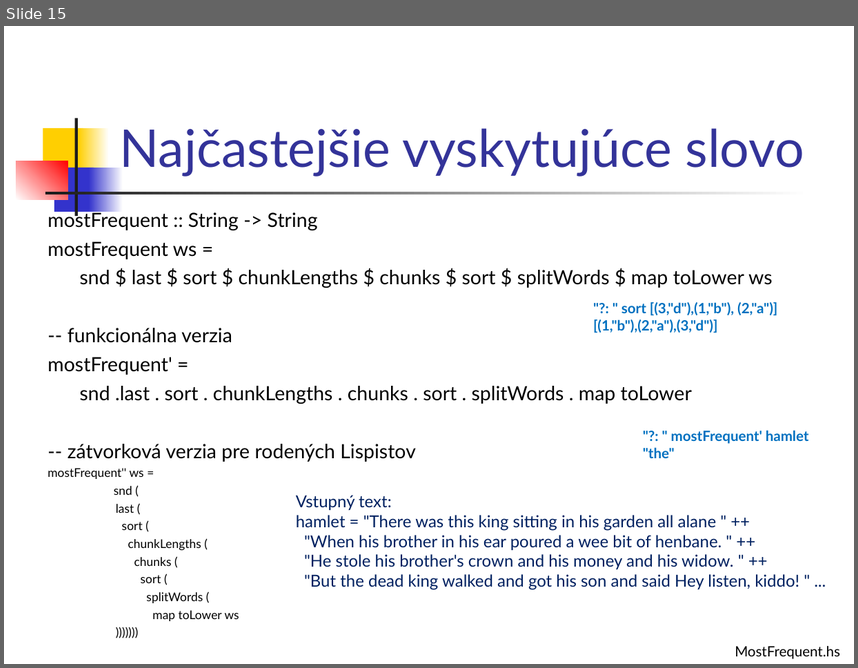
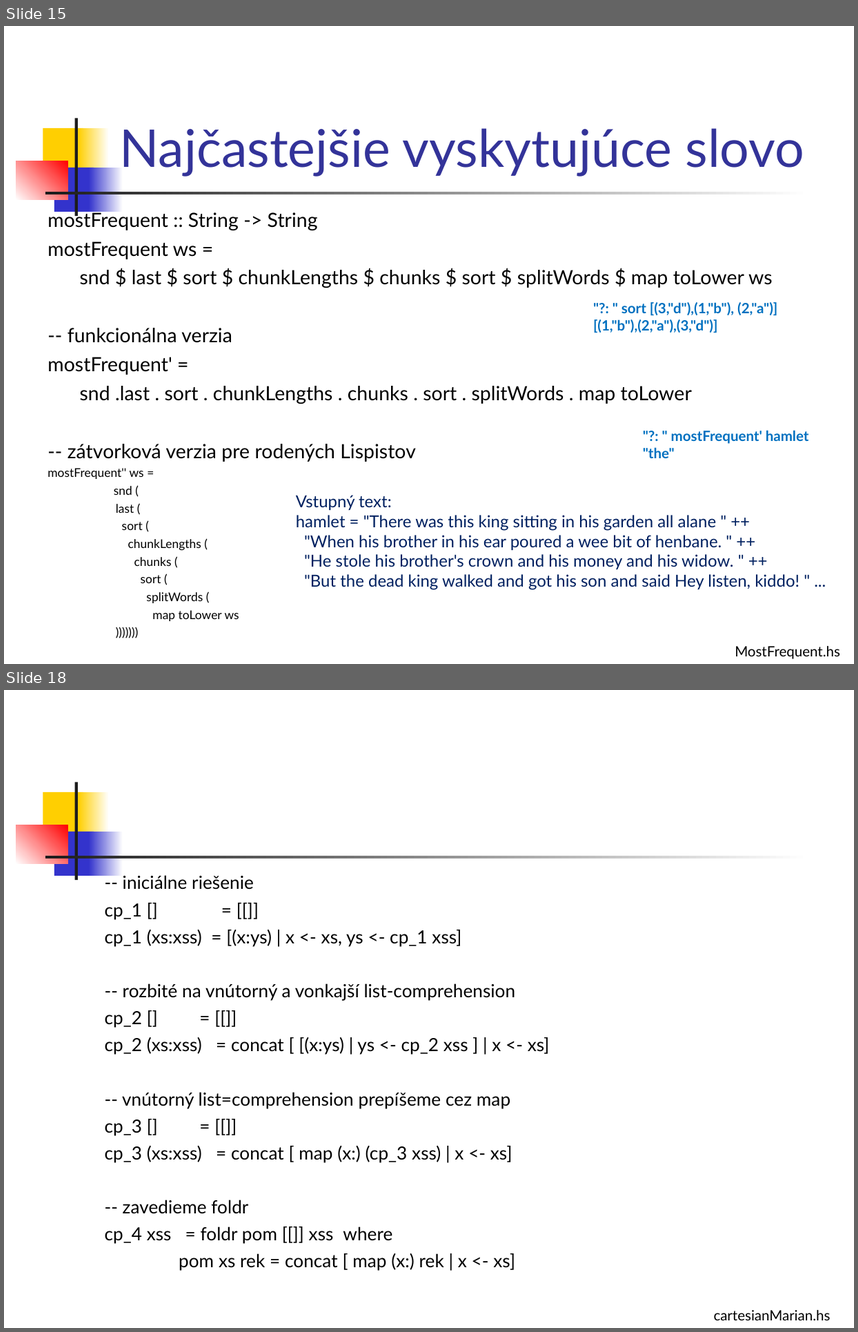
Before and after one commit to Funkcionalne/Prednasky, a slide deck: 03/03_fpro.ppt. Shown one above the other, each under a label of ours: slide 15 before the commit, slides 15 and 18 after it; the slides between them are not shown. The pictures are 858x668 and 858x1332 pixels, drawn with LibreOffice and Linux fonts; fonts in the diff are those of the drawing. Boxes give left, top, right and bottom in pixels: in the first picture for what was removed or moved away, otherwise in the second. Text is boxed around its words. In the diff, an @@ line names an element or a change of style, - is before the commit and + after.

```diff
--- a/03/03_fpro.ppt
+++ b/03/03_fpro.ppt
@@ slide 18 added at [4,690,854,1328], background #FFFFFF; not listed: 7 template elements that a slide beside it also shows @@
@@ text added at [105,875,550,1270], 15.3 pt, text #000000 @@
+-- iniciálne riešenie
+cp_1 [] = [[]]
+cp_1 (xs:xss) = [(x:ys) | x <- xs, ys <- cp_1 xss]
+-- rozbité na vnútorný a vonkajší list-comprehension
+cp_2 [] = [[]]
+cp_2 (xs:xss) = concat [ [(x:ys) | ys <- cp_2 xss ] | x <- xs]
+-- vnútorný list=comprehension prepíšeme cez map
+cp_3 [] = [[]]
+cp_3 (xs:xss) = concat [ map (x:) (cp_3 xss) | x <- xs]
+-- zavedieme foldr
+cp_4 xss = foldr pom [[]] xss where
+pom xs rek = concat [ map (x:) rek | x <- xs]
@@ text added at [714,1310,831,1320], 12 pt, text #000000 @@
+cartesianMarian.hs
```
Also in this commit, not shown: 2 slides changed, 2 other slides added, 22 slides removed, 2 other files.
